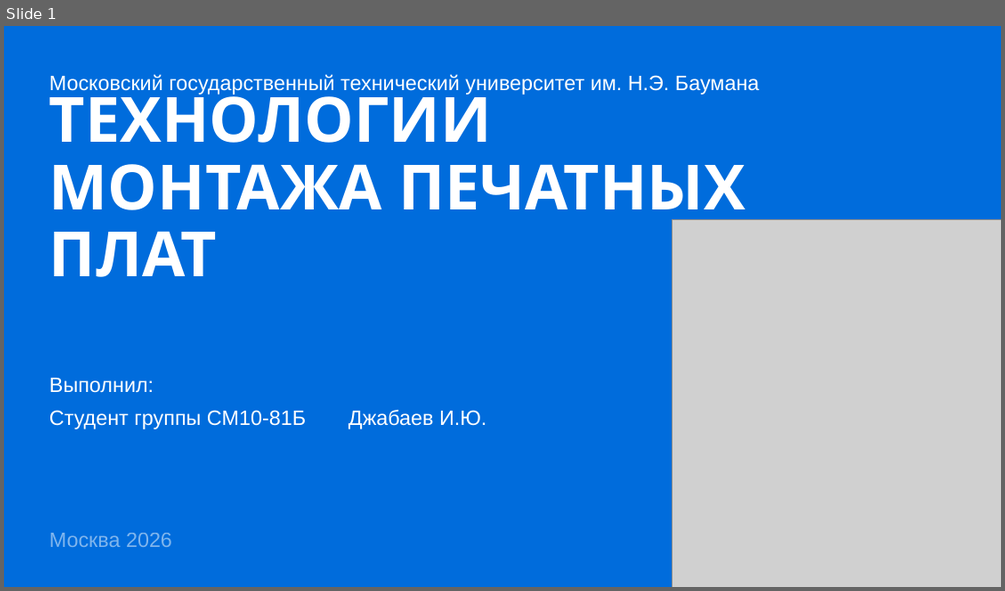
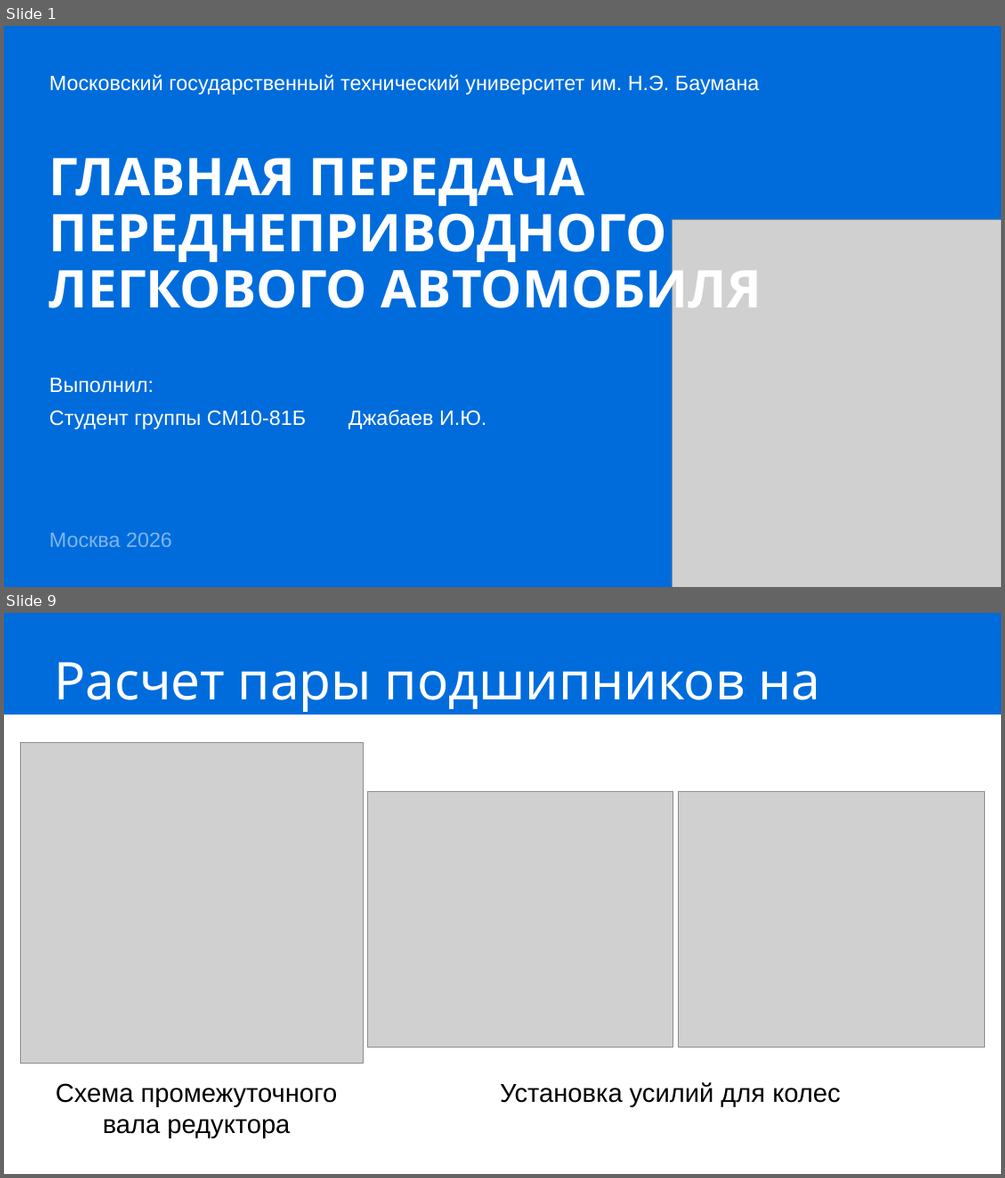
Before and after one commit to IbrahimDzheby/Diplom, a slide deck: МРиПЭ/Защита.pptx. Shown one above the other, each under a label of ours: slide 1 before the commit, slides 1 and 9 after it; the slides between them are not shown. The pictures are 1005x591 and 1005x1178 pixels, drawn with LibreOffice and Linux fonts; fonts in the diff are those of the drawing; grey boxes stand for pictures. Boxes give left, top, right and bottom in pixels: in the first picture for what was removed or moved away, otherwise in the second. Text is boxed around its words. In the diff, an @@ line names an element or a change of style, - is before the commit and + after.

```diff
--- a/МРиПЭ/Защита.pptx
+++ b/МРиПЭ/Защита.pptx
@@ slide 9 added at (4,613,1001,1174), background #FFFFFF @@
@@ rectangle added at (4,613,1001,714), fill #006CDC @@
@@ title added at (54,662,820,743), 50 pt, text #FFFFFF @@
+Расчет пары подшипников на ресурс
@@ picture added at (20,742,363,1062) @@
@@ picture added at (367,792,672,1046) @@
@@ picture added at (679,792,985,1046) @@
@@ text added at (56,1083,338,1138), 25 pt, text #000000 @@
+Схема промежуточного
+вала редуктора
@@ text added at (500,1082,840,1107), 25 pt, text #000000 @@
+Установка усилий для колес
@@ slide 1 changed as well @@
@@ title at (49,158,761,321): text changed; size 60 to 50 pt @@
-ТЕХНОЛОГИИ МОНТАЖА ПЕЧАТНЫХ ПЛАТ
+ГЛАВНАЯ ПЕРЕДАЧА
+ПЕРЕДНЕПРИВОДНОГО
+ЛЕГКОВОГО АВТОМОБИЛЯ
```
Also in this commit, not shown: 9 other slides added, 10 slides removed, 3 other files.
